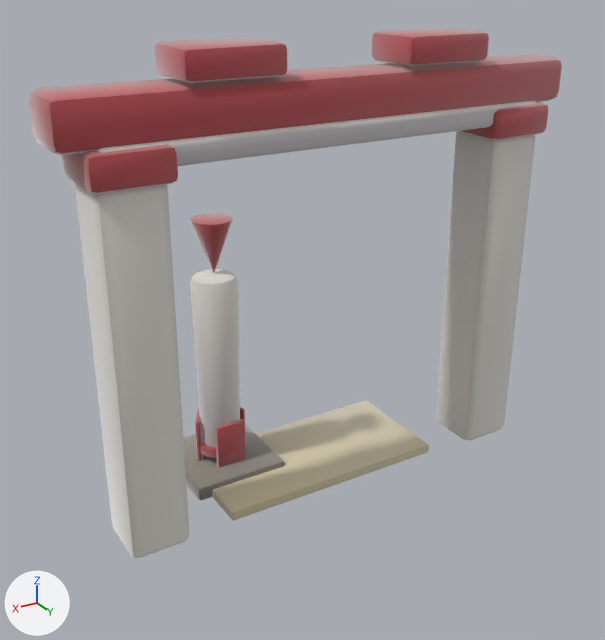
Before and after pictures for a commit that changed the glTF model assets/models/gates/fec8fc51.glb.
Both versions are drawn from a 50 mm camera at (4.04, 6.24, 4.95) aimed at (0.13, -0.28, 1.69). Arrows for +X, +Y and +Z are at lower left; the lights stay in place. The first picture is the older version. Vertices at exactly the same position are counted once.

Objects in the first picture: 'gate_fec8fc51'.
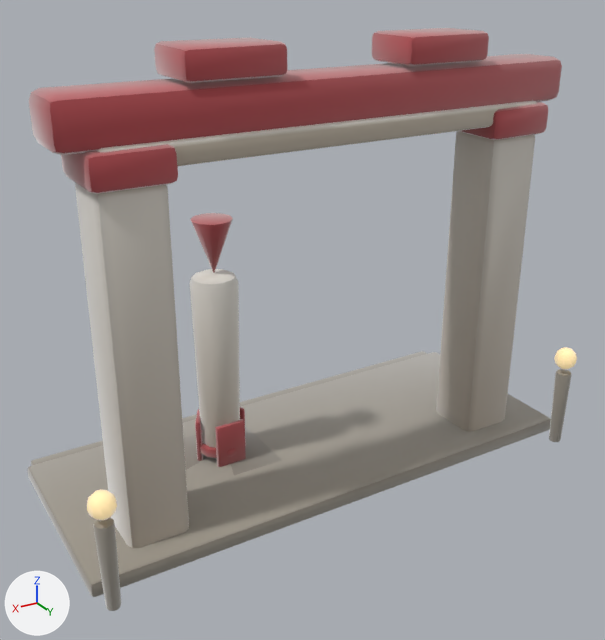
Scene script edits in JSON lines:
```json
{"op": "add", "block": "mat_clay__9e978a_0_93", "code": ["mat_clay__9e978a_0_93 = bpy.data.materials.new('clay_#9E978A_0.93_-')", "# nodes: BsdfPrincipled, Mix, OutputMaterial, VertexColor", "# colours: grey #9e978a, mixed with the vertex colours"]}
{"op": "add", "block": "mat_clay__b9b2a2_0_93", "code": ["mat_clay__b9b2a2_0_93 = bpy.data.materials.new('clay_#B9B2A2_0.93_-')", "# nodes: BsdfPrincipled, Mix, OutputMaterial, VertexColor", "# colours: grey #b9b2a2, mixed with the vertex colours"]}
{"op": "add", "block": "mat_clay__ffe2a8_0_95__ffe2a8", "code": ["mat_clay__ffe2a8_0_95__ffe2a8 = bpy.data.materials.new('clay_#FFE2A8_0.95_#FFE2A8')", "# nodes: BsdfPrincipled, Mix, OutputMaterial, VertexColor", "# colours: beige #bca67a, beige #ffe2a8, mixed with the vertex colours"]}
{"block": "me_gate_fec8fc51", "where": "# used by ob_gate_fec8fc51; location = (0.0, 0.0, 0.0)"}
{"op": "remove", "block": "me_gate_fec8fc51", "code": "me_gate_fec8fc51.from_pydata(...)  # 1002 vertices, 1936 faces; spans x -2.52..2.53, y -1.25..0.37, z -0.04..4.37"}
{"op": "add", "block": "me_gate_fec8fc51", "code": "me_gate_fec8fc51.from_pydata(...)  # 1502 vertices, 2908 faces; spans x -2.7..2.69, y -1.71..0.84, z -0.04..4.37"}
{"block": "me_gate_fec8fc51", "change": "me_gate_fec8fc51 part 1: a new loose piece, a UV sphere (10 segments, 6 rings, poles along z) spanning x 2.45..2.69, y 0.61..0.84, z 0.9..1.14, in mat_clay__ffe2a8_0_95__ffe2a8"}
{"block": "me_gate_fec8fc51", "change": "me_gate_fec8fc51 part 2: a new loose piece of 114 vertices spanning x -2.65..-2.48, y 0.64..0.8, z 0.0..0.86, in mat_clay__9e978a_0_93"}
{"block": "me_gate_fec8fc51", "change": "me_gate_fec8fc51 part 3: a new loose piece of 114 vertices spanning x 2.48..2.65, y 0.64..0.81, z 0.0..0.86, in mat_clay__9e978a_0_93"}
{"block": "me_gate_fec8fc51", "change": "me_gate_fec8fc51 part 4: a new loose piece of 56 vertices spanning x -2.7..2.69, y -1.55..0.55, z 0.0..0.16, in mat_clay__9e978a_0_93"}
{"block": "me_gate_fec8fc51", "change": "me_gate_fec8fc51 part 5: a new loose piece of 56 vertices spanning x -2.62..2.62, y -1.71..-1.37, z 0.0..0.12, in mat_clay__9e978a_0_93"}
{"block": "me_gate_fec8fc51", "change": "me_gate_fec8fc51 part 6: a new loose piece of 52 vertices spanning x -2.68..-2.45, y 0.6..0.83, z 0.9..1.14, in mat_clay__ffe2a8_0_95__ffe2a8"}
{"block": "me_gate_fec8fc51", "change": "me_gate_fec8fc51 part 7: 1857 kept faces spanning x -2.52..2.53, y -1.25..0.37, z -0.04..4.35 get new vertex colours; the middle colour goes from light grey #d1cfd6 to light grey #c3bcb3"}
{"block": "me_gate_fec8fc51", "change": "other edits to the shape of me_gate_fec8fc51 do not show in these pictures"}
{"op": "add", "block": "me_gate_fec8fc51", "code": "me_gate_fec8fc51.materials.append(mat_clay__9e978a_0_93)"}
{"op": "add", "block": "me_gate_fec8fc51", "code": "me_gate_fec8fc51.materials.append(mat_clay__b9b2a2_0_93)"}
{"op": "add", "block": "me_gate_fec8fc51", "code": "me_gate_fec8fc51.materials.append(mat_clay__ffe2a8_0_95__ffe2a8)"}
```

Pixel boxes (x1, y1, x2, y2) of what changed, in the pictures (605 x 640 px):
```json
{"object": "gate_fec8fc51", "change": "reshaped", "before": [29, 28, 562, 558], "after": [27, 28, 577, 611], "on screen": "10% taller"}
{"part": 1, "of": "me_gate_fec8fc51", "change": "added", "after": [87, 489, 117, 520], "on screen": "beige"}
{"part": 2, "of": "me_gate_fec8fc51", "change": "added", "after": [549, 369, 572, 442]}
{"part": 3, "of": "me_gate_fec8fc51", "change": "added", "after": [93, 517, 121, 611]}
{"part": 4, "of": "me_gate_fec8fc51", "change": "added", "after": [27, 352, 551, 597]}
{"part": 5, "of": "me_gate_fec8fc51", "change": "added", "after": [31, 351, 427, 466], "on screen": "mostly hidden"}
{"part": 6, "of": "me_gate_fec8fc51", "change": "added", "after": [554, 347, 577, 369]}
{"part": 7, "of": "me_gate_fec8fc51", "change": "recoloured", "before": [96, 107, 527, 558], "after": [96, 107, 527, 548]}
```
